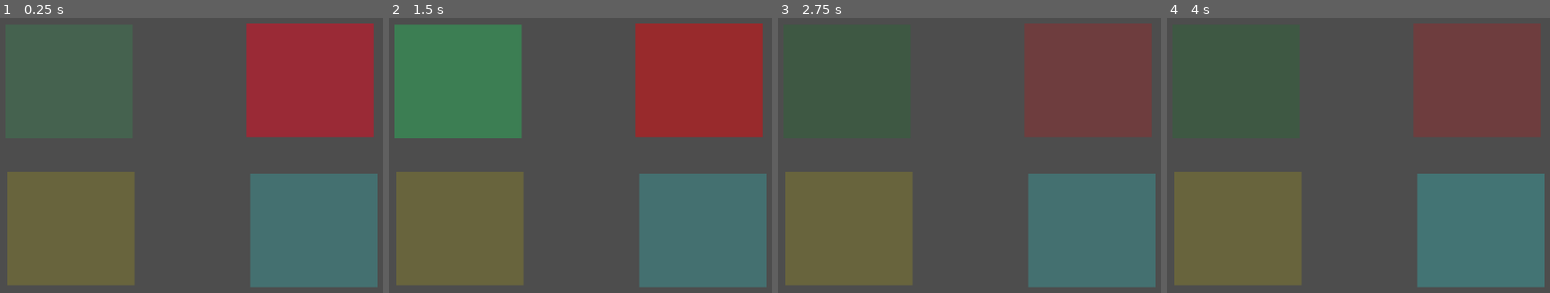
Above: before the commit, frames 1-4 (left to right).
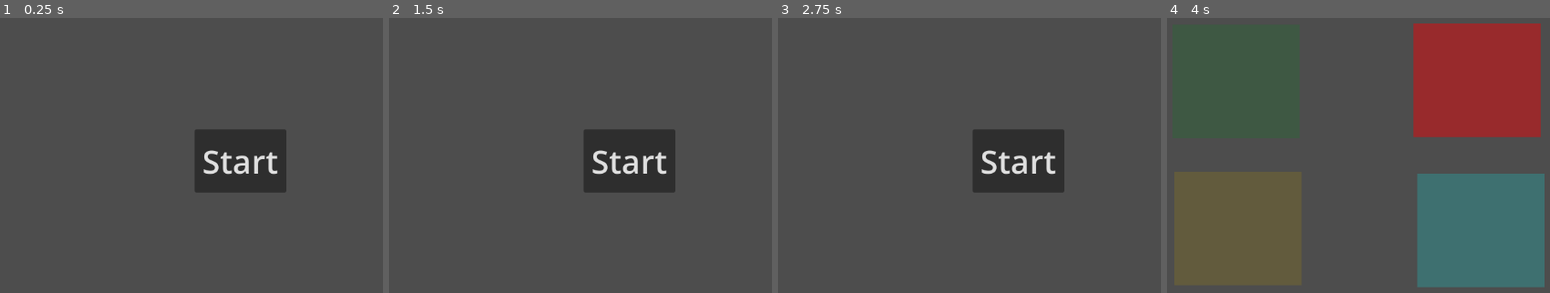
Above: after the commit, the same moments.

Repository: Aaron-Signer/simon
Game: Godot game, scene res://scene/main/main.tscn
Two runs of this game, one before a commit and one after it. Both use one fixed random seed, a clock stepped at 60 frames per second and the inputs below.
Inputs (mouse positions are in pixels of both pictures, inside the frame that each line leads up to):
- Up to frame 1 (0.25 s): no input
- Up to frame 2 (1.5 s): click (457, 81) at 0.52 s; click (699, 81) at 1.27 s
- Up to frame 3 (2.75 s): click (846, 229) at 2.02 s
- Up to frame 4 (4 s): click (1481, 229) at 2.77 s; click (1408, 161) at 3.5 s, where only the run after the commit has a clickable "Start"

The runs differ from the first frame. In frame 1, 45% of the frame differs, in the area x 1-99%, y 1-98%; in frame 2, 59%; in frame 3, 45%; in frame 4, 14%.

Commit message:
Basic game functionality working. As well as a start menu and a game over screen

Diff:
--- a/project.godot
+++ b/project.godot
@@ -18,6 +18,7 @@
 [autoload]
 
 SimonBottonSignals="*res://signal/simon_botton_signals.gd"
+GameState="*res://signal/game_state.gd"
 
 [rendering]
 
--- a/scene/main/main.gd
+++ b/scene/main/main.gd
@@ -3,21 +3,9 @@
 var final_button_queue: Array
 var removable_button_queue: Array
 
-@onready var timer = $Timer
-@onready var simon_bottons = $SimonBottons
-@onready var button_sequence_timer:Timer = $ButtonSequenceTimer
-
 # Called when the node enters the scene tree for the first time.
 func _ready():
-	SimonBottonSignals.simon_button_pressed.connect(simon_button_pressed)
-
-	var new_simon_button = get_new_simon_button()
-
-	final_button_queue.push_back(new_simon_button)
-	removable_button_queue = final_button_queue.duplicate(true)
-
-	play_button_sequence()
-
+	GameState.game_start.connect(start_game)
 
 # Called every frame. 'delta' is the elapsed time since the previous frame.
 func _process(delta):
@@ -27,7 +15,7 @@
 	var cur_button:SimonButton = removable_button_queue.pop_front()
 	if (cur_button != null):
 		if (cur_button.button_id != button_id):
-			print("lost")
+			game_end()
 		else:
 			if (removable_button_queue.front() == null):
 				var new_simon_button = get_new_simon_button()
@@ -41,32 +29,56 @@
 	#button_queue.push_back(button_list[randi_range(0, 3)])
 
 func get_new_simon_button() -> SimonButton:
-	var simon_buttons:Array = simon_bottons.get_children()
-	var new_simon_button:SimonButton = simon_buttons[randi_range(0, simon_buttons.size()-1)]
+	var simon_buttons: Array = get_node("SimonBoard").get_children()
+	var new_simon_button: SimonButton = simon_buttons[randi_range(0, simon_buttons.size()-1)]
 	#new_simon_button.play_highlight()
 	#return new_simon_button.button_id
 	return new_simon_button
 
 func play_button_sequence():
+	reset_highlight_for_all_simon_buttons()
 	SimonBottonSignals.sequence_playing.emit(true)
 
 	for simon_button:SimonButton in final_button_queue:
 		simon_button.highlight()
 		simon_button.enabled = false
 
-		var sig = button_sequence_timer.timeout
-		button_sequence_timer.timeout.connect(simon_button.reset_highlight)
-		button_sequence_timer.start()
-
-		await sig
+		await get_tree().create_timer(1).timeout
+		simon_button.reset_highlight()
 
 		await get_tree().create_timer(.5).timeout
 
 	SimonBottonSignals.sequence_playing.emit(false)
 
-func test():
-	print("here")
 
 func reset_highlight(simon_button: SimonButton):
 	#simon_button.reset_highlight()b
 	simon_button.enabled = true
+
+func start_game():
+	clear_children()
+	add_child(preload("res://scene/main/simon_board/simon_board.tscn").instantiate())
+
+	SimonBottonSignals.simon_button_pressed.connect(simon_button_pressed)
+
+	var new_simon_button = get_new_simon_button()
+
+	final_button_queue.push_back(new_simon_button)
+	removable_button_queue = final_button_queue.duplicate(true)
+
+	play_button_sequence()
+
+func clear_children():
+	for child in get_children():
+		child.queue_free()
+
+func game_end():
+	clear_children()
+	add_child(preload("res://scene/main/menu/game_end/game_end.tscn").instantiate())
+
+
+func reset_highlight_for_all_simon_buttons():
+	var simon_buttons: Array = get_node("SimonBoard").get_children()
+
+	for simon_button: SimonButton in simon_buttons:
+		simon_button.reset_highlight()
--- a/scene/main/main.tscn
+++ b/scene/main/main.tscn
@@ -1,49 +1,23 @@
 [gd_scene load_steps=3 format=3 uid="uid://d2miaenvleamu"]
 
-[ext_resource type="PackedScene" uid="uid://dgf83o7wkvfmp" path="res://scene/main/simon_button/simon_button.tscn" id="1_l62u4"]
 [ext_resource type="Script" path="res://scene/main/main.gd" id="1_riw3q"]
+[ext_resource type="PackedScene" uid="uid://cnb5ai6rl1ohi" path="res://scene/main/menu/main_menu/main_menu.tscn" id="2_6gr88"]
 
 [node name="Main" type="Node2D"]
 script = ExtResource("1_riw3q")
 
-[node name="SimonBottons" type="Node" parent="."]
-
-[node name="TopLeftSimonButton" parent="SimonBottons" instance=ExtResource("1_l62u4")]
-modulate = Color(0.160784, 0.729412, 0.352941, 0.45098)
-offset_left = 225.0
-offset_top = 64.0
-offset_right = 426.0
-offset_bottom = 244.0
-button_id = "top_left"
-
-[node name="TopRightSimonButton2" parent="SimonBottons" instance=ExtResource("1_l62u4")]
-modulate = Color(0.980392, 0, 0.105882, 0.447059)
-offset_left = 606.0
-offset_top = 62.0
-offset_right = 804.0
-offset_bottom = 242.0
-button_id = "top_right"
-
-[node name="BottomLeftSimonButton" parent="SimonBottons" instance=ExtResource("1_l62u4")]
-modulate = Color(0.847059, 0.768627, 0, 0.447059)
-offset_left = 228.0
-offset_top = 297.0
-offset_right = 426.0
-offset_bottom = 477.0
-button_id = "bottom_left"
-
-[node name="BottomRightSimonButton2" parent="SimonBottons" instance=ExtResource("1_l62u4")]
-modulate = Color(0.137255, 1, 1, 0.447059)
-offset_left = 612.0
-offset_top = 300.0
-offset_right = 810.0
-offset_bottom = 480.0
-button_id = "bottom_right"
+[node name="MainMenu" parent="." instance=ExtResource("2_6gr88")]
+anchors_preset = 0
+anchor_right = 0.0
+anchor_bottom = 0.0
+offset_left = 596.0
+offset_top = 280.0
+offset_right = 596.0
+offset_bottom = 280.0
+grow_horizontal = 1
+grow_vertical = 1
 
 [node name="Timer" type="Timer" parent="."]
 autostart = true
 
-[node name="ButtonSequenceTimer" type="Timer" parent="."]
-one_shot = true
-
 [connection signal="timeout" from="Timer" to="." method="_on_timer_timeout"]
--- /dev/null
+++ b/scene/main/menu/game_end/game_end.tscn
@@ -0,0 +1,19 @@
+[gd_scene format=3 uid="uid://lq707nrgfxmg"]
+
+[node name="GameEnd" type="Control"]
+layout_mode = 3
+anchors_preset = 15
+anchor_right = 1.0
+anchor_bottom = 1.0
+grow_horizontal = 2
+grow_vertical = 2
+
+[node name="RichTextLabel" type="RichTextLabel" parent="."]
+layout_mode = 0
+offset_left = 400.0
+offset_top = 266.0
+offset_right = 859.0
+offset_bottom = 486.0
+theme_override_font_sizes/normal_font_size = 70
+text = "Game Over
+You Suck"
--- /dev/null
+++ b/scene/main/menu/main_menu/main_menu.gd
@@ -0,0 +1,15 @@
+extends Control
+
+
+# Called when the node enters the scene tree for the first time.
+func _ready():
+	pass # Replace with function body.
+
+
+# Called every frame. 'delta' is the elapsed time since the previous frame.
+func _process(delta):
+	pass
+
+
+func _on_button_pressed():
+	GameState.game_start.emit()
--- /dev/null
+++ b/scene/main/menu/main_menu/main_menu.tscn
@@ -0,0 +1,30 @@
+[gd_scene load_steps=2 format=3 uid="uid://cnb5ai6rl1ohi"]
+
+[ext_resource type="Script" path="res://scene/main/menu/main_menu/main_menu.gd" id="1_ny2xw"]
+
+[node name="MainMenu" type="Control"]
+layout_mode = 3
+anchors_preset = 15
+anchor_right = 1.0
+anchor_bottom = 1.0
+grow_horizontal = 2
+grow_vertical = 2
+script = ExtResource("1_ny2xw")
+
+[node name="Button" type="Button" parent="."]
+layout_mode = 1
+anchors_preset = 8
+anchor_left = 0.5
+anchor_top = 0.5
+anchor_right = 0.5
+anchor_bottom = 0.5
+offset_left = -72.5
+offset_top = -50.0
+offset_right = 72.5
+offset_bottom = 50.0
+grow_horizontal = 2
+grow_vertical = 2
+theme_override_font_sizes/font_size = 51
+text = "Start"
+
+[connection signal="pressed" from="Button" to="." method="_on_button_pressed"]
--- /dev/null
+++ b/scene/main/simon_board/simon_board.tscn
@@ -0,0 +1,37 @@
+[gd_scene load_steps=2 format=3 uid="uid://bv75elj44iiyo"]
+
+[ext_resource type="PackedScene" uid="uid://dgf83o7wkvfmp" path="res://scene/main/simon_board/simon_button/simon_button.tscn" id="1_7yspa"]
+
+[node name="SimonBoard" type="Node2D"]
+
+[node name="TopLeftSimonButton" parent="." instance=ExtResource("1_7yspa")]
+modulate = Color(0.160784, 0.729412, 0.352941, 0.45098)
+offset_left = 225.0
+offset_top = 64.0
+offset_right = 426.0
+offset_bottom = 244.0
+button_id = "top_left"
+
+[node name="TopRightSimonButton2" parent="." instance=ExtResource("1_7yspa")]
+modulate = Color(0.980392, 0, 0.105882, 0.447059)
+offset_left = 606.0
+offset_top = 62.0
+offset_right = 804.0
+offset_bottom = 242.0
+button_id = "top_right"
+
+[node name="BottomLeftSimonButton" parent="." instance=ExtResource("1_7yspa")]
+modulate = Color(0.847059, 0.768627, 0, 0.447059)
+offset_left = 228.0
+offset_top = 297.0
+offset_right = 426.0
+offset_bottom = 477.0
+button_id = "bottom_left"
+
+[node name="BottomRightSimonButton2" parent="." instance=ExtResource("1_7yspa")]
+modulate = Color(0.137255, 1, 1, 0.447059)
+offset_left = 612.0
+offset_top = 300.0
+offset_right = 810.0
+offset_bottom = 480.0
+button_id = "bottom_right"
--- a/scene/main/simon_button/simon_button.tscn
+++ b/scene/main/simon_board/simon_button/simon_button.tscn
@@ -1,6 +1,6 @@
 [gd_scene load_steps=2 format=3 uid="uid://dgf83o7wkvfmp"]
 
-[ext_resource type="Script" path="res://scene/main/simon_button/simon_button.gd" id="1_egwt0"]
+[ext_resource type="Script" path="res://scene/main/simon_board/simon_button/simon_button.gd" id="1_egwt0"]
 
 [node name="SimonButton" type="TextureButton"]
 modulate = Color(1, 1, 1, 0.494118)
--- /dev/null
+++ b/signal/game_state.gd
@@ -0,0 +1,4 @@
+extends Node
+
+signal game_start
+signal game_end
Renamed: scene/main/simon_button/simon_button.gd -> scene/main/simon_board/simon_button/simon_button.gd
